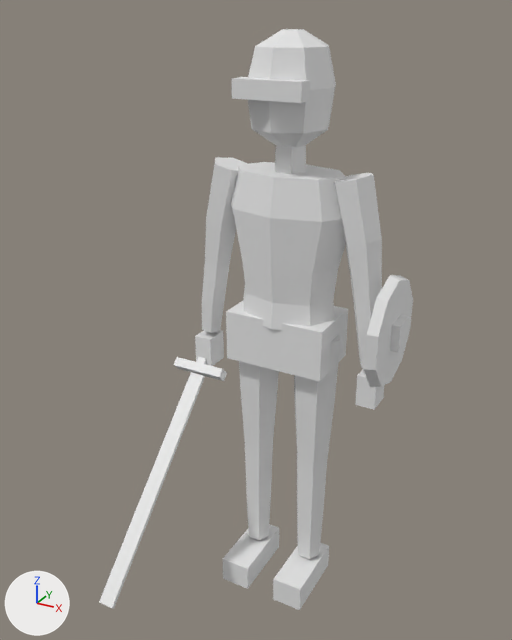
Two versions of the glTF model crates/sandbox/assets/models/humanoid.glb, one commit apart.
One viewpoint serves both versions: a camera (50 mm lens) standing at (0.887, -1.814, 1.85) and looking at (-0.017, -0.169, 1.028). The axes (+X, +Y, +Z) are drawn at lower left. The lights are the same throughout. The first picture is the older version. Vertices at exactly the same position are counted once.

The first picture shows 'Body'.
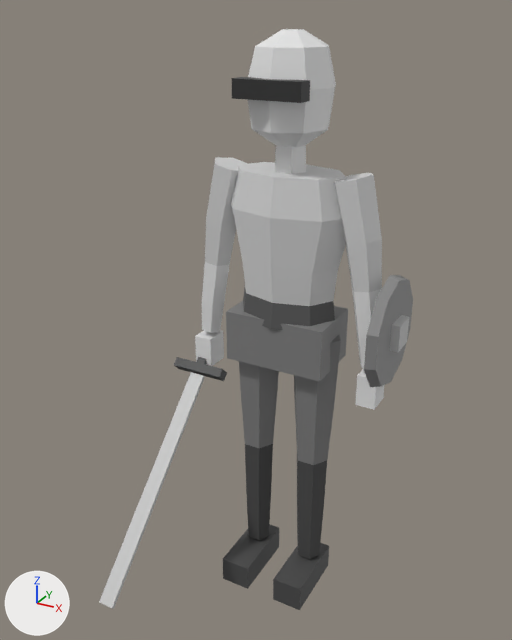
Pixel boxes (x1, y1, x2, y2) of what changed, in the pictures (512 x 640 px):
part 1 of me_humanoid, recoloured (white to dark grey)
    both: (174, 77, 335, 610)
part 2 of me_humanoid, recoloured
    both: (99, 157, 409, 609)
part 3 of me_humanoid, recoloured (white to grey)
    both: (226, 275, 413, 465)

Diff of the bpy script that builds the scene:
```diff
--- a/crates/sandbox/assets/models/humanoid.glb.py
+++ b/crates/sandbox/assets/models/humanoid.glb.py
@@ me_humanoid @@
 me_humanoid.from_pydata(...)  # 312 vertices, 552 faces; spans x -0.38..0.37, y -0.62..0.16, z 0.0..1.8
 # used by ob_body; location = (0.0, 0.0, 0.0)
+# me_humanoid part 1: 138 faces centred in x -0.38..0.15, y -0.17..0.1, z 0.0..1.68 are repainted in the vertex colours; the middle colour goes from white #ffffff to dark grey #525252
+# me_humanoid part 2: 134 faces centred in x -0.31..0.37, y -0.61..0.1, z 0.2..1.44 are repainted in the vertex colours; the middle colour goes from white #ffffff to white #ebebeb
+# me_humanoid part 3: 104 faces centred in x -0.16..0.34, y -0.16..0.16, z 0.57..1.16 are repainted in the vertex colours; the middle colour goes from white #ffffff to grey #8c8c8c
 me_humanoid.materials.append(mat_humanoid)
```
